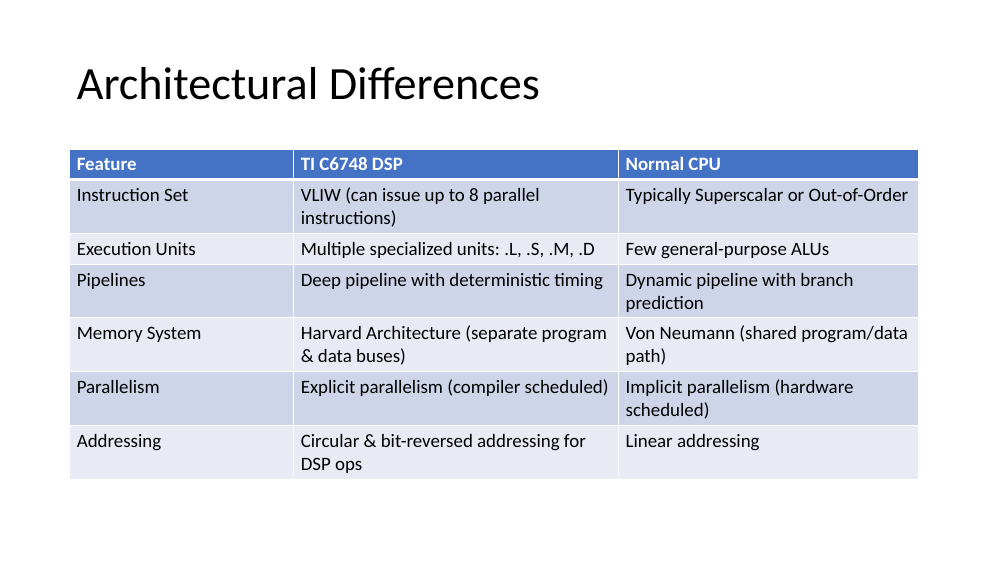
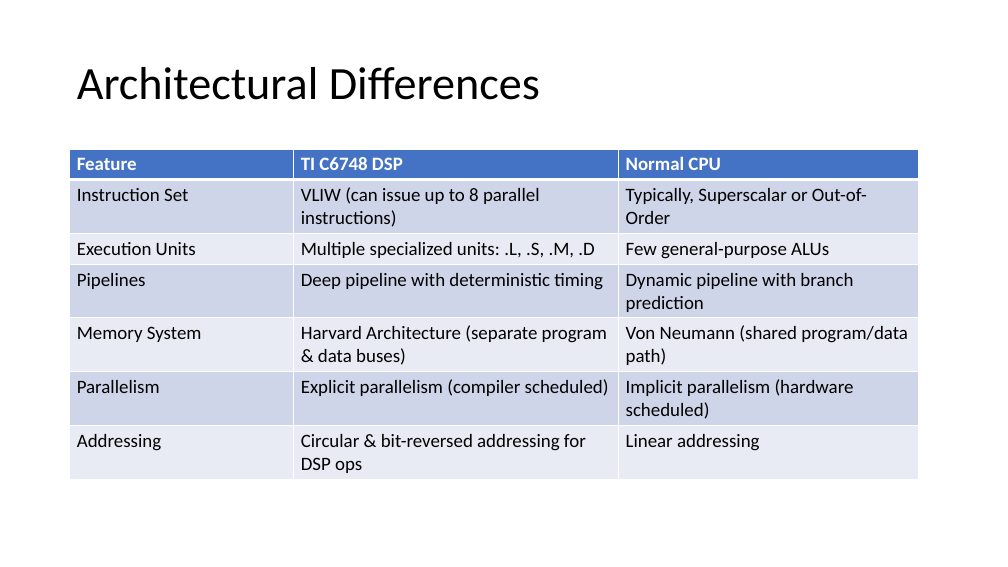
Before and after one commit to chbsaikiran/CBIT-DSP-SEMINAR-RELATED, a slide deck: slide 3 of Slides/Digital-Signal-Processor-C6748-Explained-Using-Dot-Product.pptx. Drawn at 1008x567 pixels with LibreOffice and Linux fonts; fonts in the diff are those of the drawing. Boxes give left, top, right and bottom in pixels: in the first picture for what was removed or moved away, otherwise in the second. Text is boxed around its words. In the diff, an @@ line names an element or a change of style, - is before the commit and + after.

```diff
--- a/Slides/Digital-Signal-Processor-C6748-Explained-Using-Dot-Product.pptx
+++ b/Slides/Digital-Signal-Processor-C6748-Explained-Using-Dot-Product.pptx
@@ table at bbox=[70, 149, 919, 477] @@
-row 2, column 3: Typically Superscalar or Out-of-Order
+row 2, column 3: Typically, Superscalar or Out-of-Order
```
Also in this commit, not shown: 4 other slides changed, 14 slides added.
